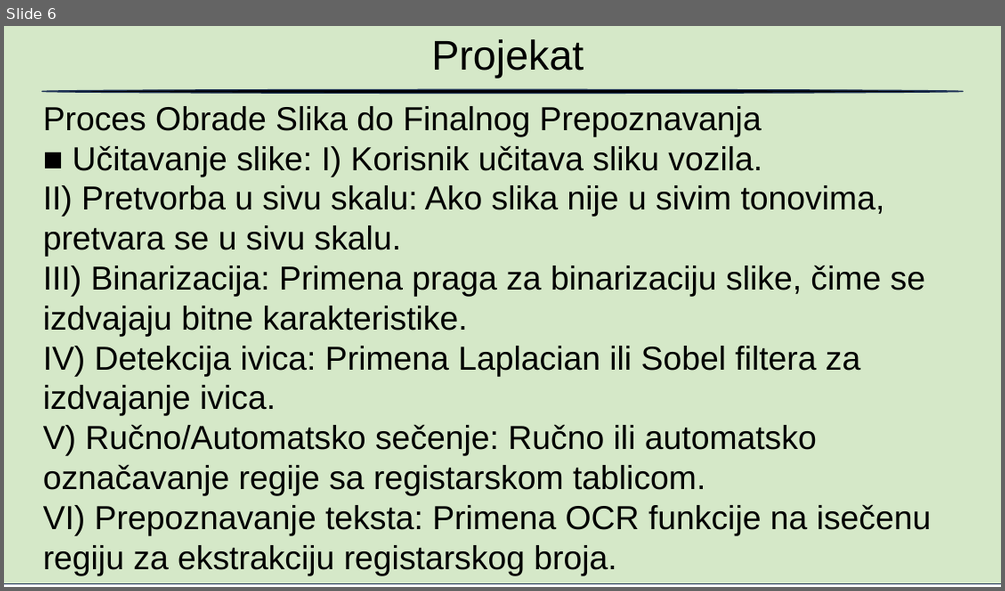
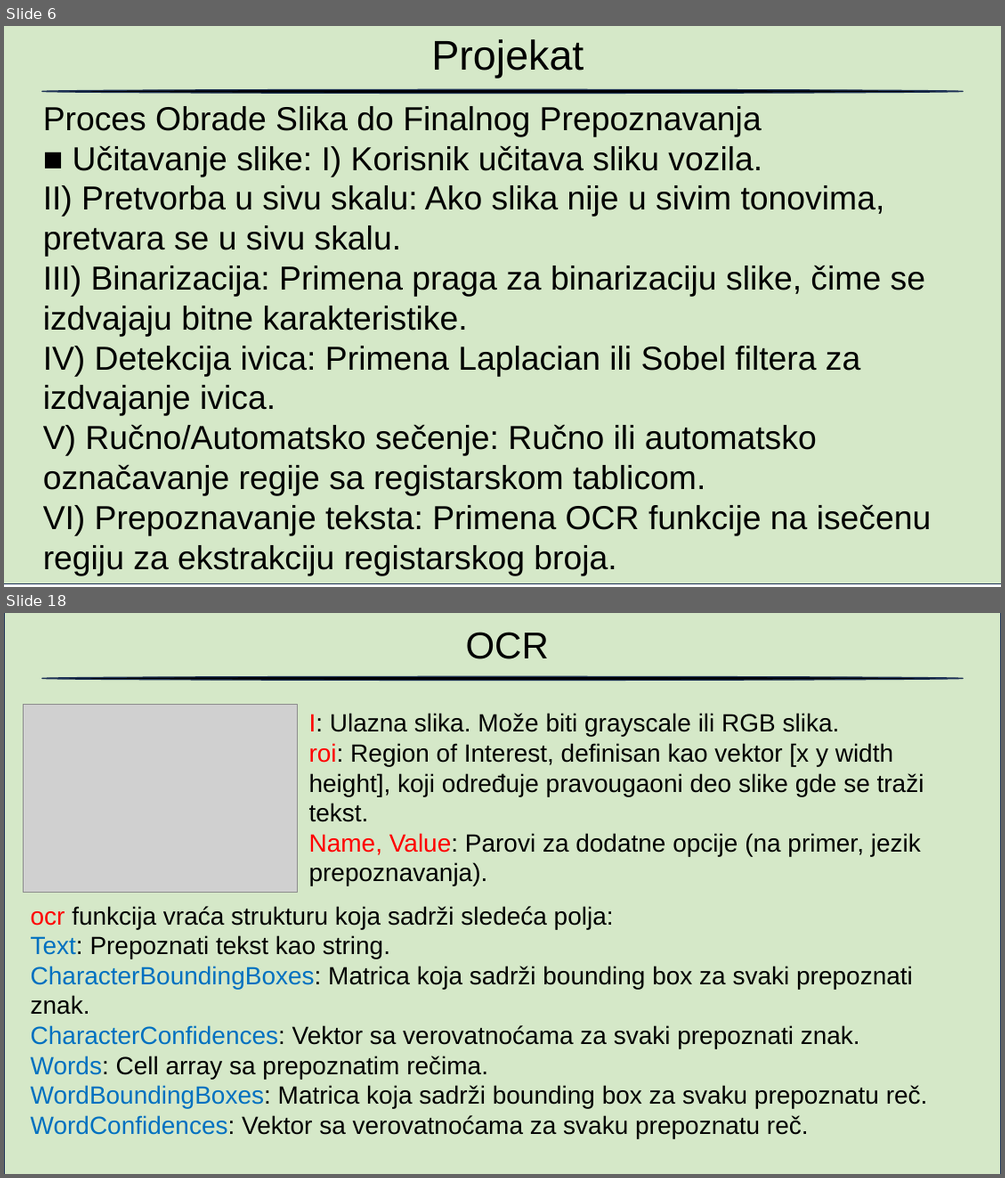
Before and after one commit to blizanac76/RegistrationNumberRecognition, a slide deck: Prepoznavanje.pptx. Shown one above the other, each under a label of ours: slide 6 before the commit, slides 6 and 18 after it; the slides between them are not shown. The pictures are 1005x591 and 1005x1178 pixels, drawn with LibreOffice and Linux fonts; fonts in the diff are those of the drawing; grey boxes stand for pictures; background and template pictures are left out. Boxes give left, top, right and bottom in pixels: in the first picture for what was removed or moved away, otherwise in the second. Text is boxed around its words. In the diff, an @@ line names an element or a change of style, - is before the commit and + after.

```diff
--- a/Prepoznavanje.pptx
+++ b/Prepoznavanje.pptx
@@ slide 18 added at (x1=4, y1=613, x2=1001, y2=1174), background #FFFFFF @@
@@ rectangle added at (x1=4, y1=613, x2=1001, y2=1174), fill #A9D18E at 48% opacity, outline #1E3256 1 pt @@
@@ text added at (x1=466, y1=632, x2=549, y2=659), 36 pt, text #000000 @@
+OCR
@@ ellipse added at (x1=42, y1=676, x2=963, y2=681), fill #000000, outline #1E3256 1 pt @@
@@ picture added at (x1=23, y1=705, x2=297, y2=892) @@
@@ text added at (x1=309, y1=713, x2=924, y2=886), 24 pt, text #000000 @@
+I: Ulazna slika. Može biti grayscale ili RGB slika.
+roi: Region of Interest, definisan kao vektor [x y width height], koji određuje pravougaoni deo slike gde se traži tekst.
+Name, Value: Parovi za dodatne opcije (na primer, jezik prepoznavanja).
@@ text added at (x1=31, y1=906, x2=928, y2=1138), 24 pt, text #000000 @@
+ocr funkcija vraća strukturu koja sadrži sledeća polja:
+Text: Prepoznati tekst kao string.
+CharacterBoundingBoxes: Matrica koja sadrži bounding box za svaki prepoznati znak.
+CharacterConfidences: Vektor sa verovatnoćama za svaki prepoznati znak.
+Words: Cell array sa prepoznatim rečima.
+WordBoundingBoxes: Matrica koja sadrži bounding box za svaku prepoznatu reč.
+WordConfidences: Vektor sa verovatnoćama za svaku prepoznatu reč.
```
Also in this commit, not shown: 14 other slides added, 1 other file.
